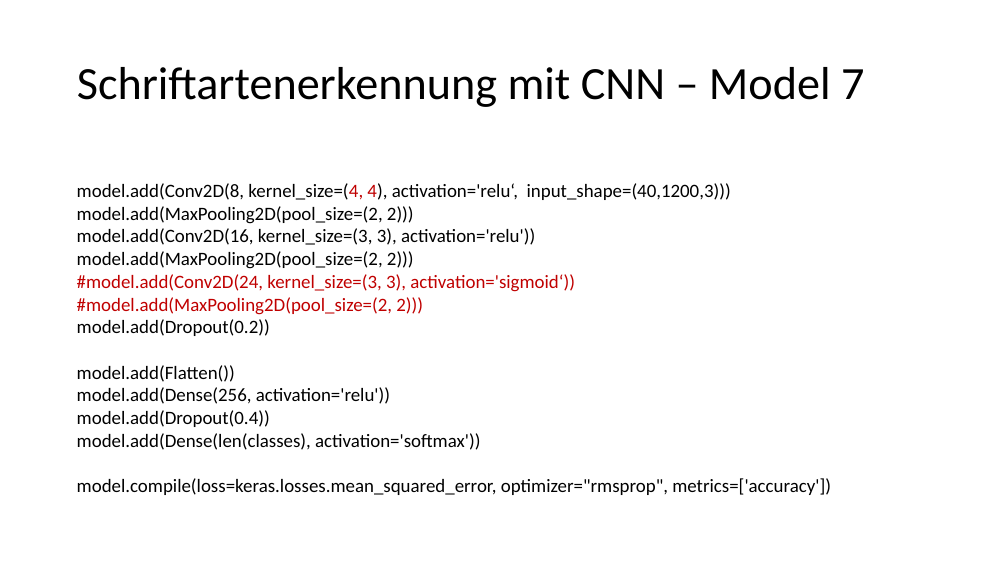
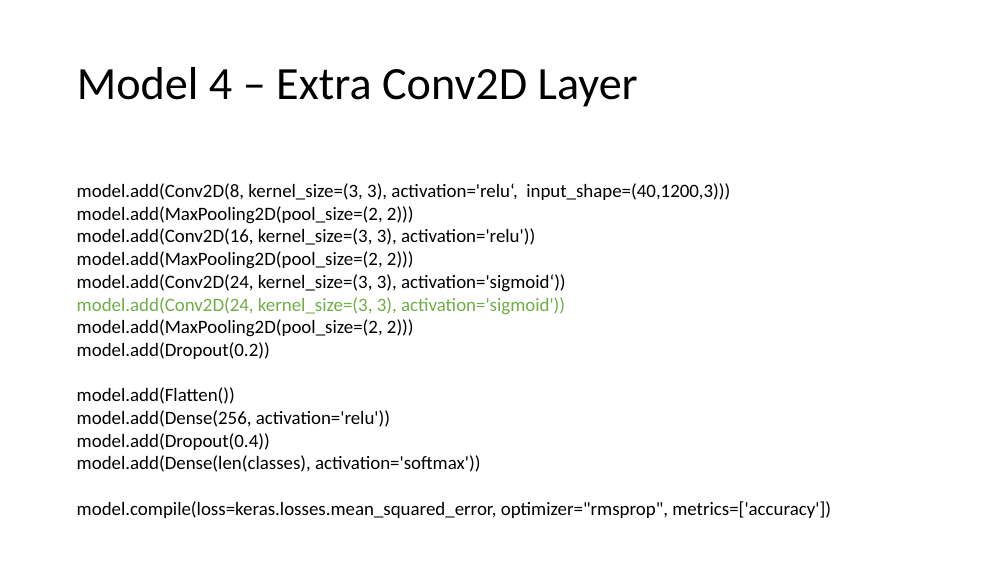
Before and after one commit to alex-ta/Fontinator, a slide deck: slide 8 of NeuronalNet/Alex/Schriftartenerkennung mit CNN.pptx (slide 11 before the commit). Drawn at 1008x567 pixels with LibreOffice and Linux fonts; fonts in the diff are those of the drawing. Boxes give left, top, right and bottom in pixels: in the first picture for what was removed or moved away, otherwise in the second. Text is boxed around its words. In the diff, an @@ line names an element or a change of style, - is before the commit and + after.

```diff
--- a/NeuronalNet/Alex/Schriftartenerkennung mit CNN.pptx
+++ b/NeuronalNet/Alex/Schriftartenerkennung mit CNN.pptx
@@ title at [77,67,638,107]: text changed @@
-Schriftartenerkennung mit CNN – Model 7
+Model 4 – Extra Conv2D Layer
@@ text at [77,183,730,200]: text changed @@
-model.add(Conv2D(8, kernel_size=(4, 4), activation='relu‘, input_shape=(40,1200,3)))
+model.add(Conv2D(8, kernel_size=(3, 3), activation='relu‘, input_shape=(40,1200,3)))
@@ text at [77,274,566,337]: text changed; text colour #C00000 to #000000 @@
-#model.add(Conv2D(24, kernel_size=(3, 3), activation='sigmoid‘))
-#model.add(MaxPooling2D(pool_size=(2, 2)))
+model.add(Conv2D(24, kernel_size=(3, 3), activation='sigmoid‘))
+model.add(Conv2D(24, kernel_size=(3, 3), activation='sigmoid'))
+model.add(MaxPooling2D(pool_size=(2, 2)))
```
Also in this commit, not shown: 10 other slides changed, 6 slides removed, 21 other files.
